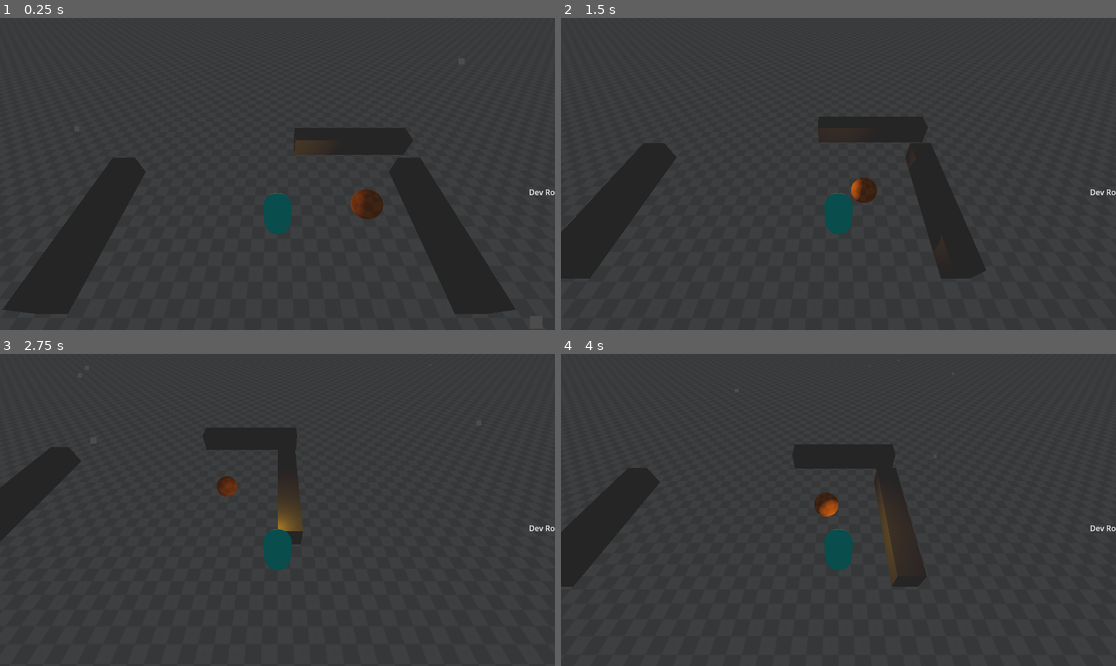
Above: before the commit, frames 1-4 (two rows, left to right).
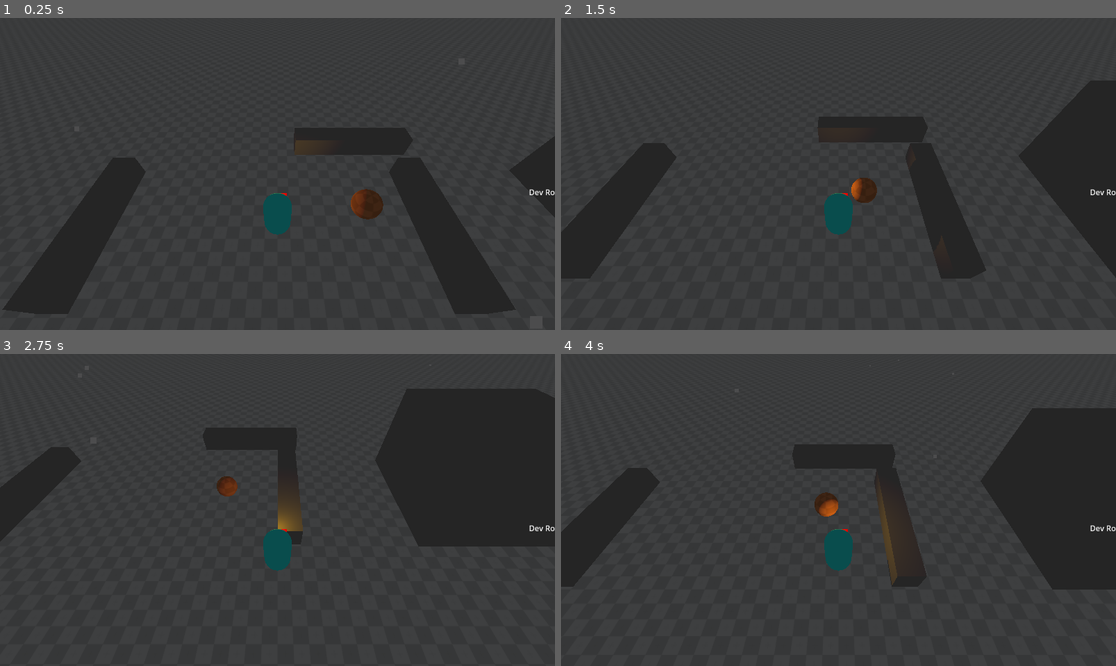
Above: after the commit, the same moments.

Repository: WoodShedGamesOfficial/GodotWildJam64
Game: Godot game, scene res://WildJam_64/LEVELS/Dev_room/Dev_Room.tscn
The game is run twice, just before and just after one commit, with the same random seed, the same clock (stepped at 60 frames per second) and the same inputs. The project has no main scene, so this scene is started directly.
Inputs (mouse positions are in pixels of both pictures, inside the frame that each line leads up to):
- Up to frame 1 (0.25 s): no input
- Up to frame 2 (1.5 s): tap Enter (ui_accept) at 0.5, 0.77 s; move the mouse to (960, 158) at 0.52 s; hold Right (ui_right) 0.53-1.28 s; move the mouse to (727, 189) at 1.27 s; hold Down (ui_down) from 1.28 s (still down)
- Up to frame 3 (2.75 s): tap Enter (ui_accept) at 1.52 s; move the mouse to (333, 441) at 2.02 s; release Down (ui_down) at 2.03 s; hold Right (ui_right) from 2.03 s (still down)
- Up to frame 4 (4 s): move the mouse to (810, 572) at 2.77 s; release Right (ui_right) at 2.78 s; hold Up (ui_up) 2.78-3.53 s; tap Enter (ui_accept) at 3.02, 3.77 s; move the mouse to (1005, 556) at 3.52 s; hold Left (ui_left) from 3.53 s (still down)

The runs differ from the first frame. In frame 1, 0.4% of the frame differs, in the area x 50-100%, y 38-64%; in frame 2, 2.6%; in frame 3, 6.3%, in the area x 50-100%, y 11-62%; in frame 4, 4.8%.
Error before the commit: Invalid call. Nonexistent function 'rotate_y' in base 'Basis'. (res://WildJam_64/ASSETS/Characters/QueefsPlayerCharacter/PlayeScriptr.gd:48)

Commit message:
playerConceptController_NOJUICE
This motherfucker needs juice. Please add

Diff:
--- a/64_WinterHolidayThemed/WildJam_64/ASSETS/Characters/QueefsPlayerCharacter/PlayeScriptr.gd
+++ b/64_WinterHolidayThemed/WildJam_64/ASSETS/Characters/QueefsPlayerCharacter/PlayeScriptr.gd
@@ -45,5 +45,5 @@
 
 
 func control_camera():
-	$PlayerOrigin.transform.basis.rotate_y(0.01)
+#	$PlayerOrigin.transform.basis.rotate_y(0.01)
 	pass
--- a/64_WinterHolidayThemed/WildJam_64/ASSETS/Characters/QueefsPlayerCharacter/player.tscn
+++ b/64_WinterHolidayThemed/WildJam_64/ASSETS/Characters/QueefsPlayerCharacter/player.tscn
@@ -9,6 +9,12 @@
 material = SubResource("StandardMaterial3D_34wnd")
 
 [sub_resource type="CapsuleShape3D" id="CapsuleShape3D_bj0j4"]
+
+[sub_resource type="StandardMaterial3D" id="StandardMaterial3D_w7so5"]
+albedo_color = Color(1, 0, 0, 1)
+
+[sub_resource type="BoxMesh" id="BoxMesh_ed1sa"]
+material = SubResource("StandardMaterial3D_w7so5")
 
 [node name="Player" type="CharacterBody3D"]
 transform = Transform3D(1, 0, 0, 0, 1, 0, 0, 0, 1, 0, 1, 0)
@@ -53,3 +59,7 @@
 [node name="PlayerHUDCam" type="Camera3D" parent="PlayerOrigin/WorldCam/PlayerGUI/SubViewportContainer/SubViewport"]
 transform = Transform3D(1, 0, 0, 0, 0.422618, 0.906308, 0, -0.906308, 0.422618, 0, 7.21784, 1.9285)
 cull_mask = 1047554
+
+[node name="AttackDirection" type="MeshInstance3D" parent="."]
+transform = Transform3D(0.3, 0, 0, 0, 0.3, 0, 0, 0, 0.3, 0.2, 0, -0.7)
+mesh = SubResource("BoxMesh_ed1sa")
--- /dev/null
+++ b/64_WinterHolidayThemed/WildJam_64/ASSETS/Enviromental/Shaders/Test2DShaderVHS.gdshader
@@ -0,0 +1,5 @@
+shader_type canvas_item;
+
+void fragment() {
+	// Place fragment code here.
+}
--- /dev/null
+++ b/64_WinterHolidayThemed/WildJam_64/ASSETS/Toys/bouncy_ball.tscn
@@ -0,0 +1,21 @@
+[gd_scene load_steps=5 format=3 uid="uid://bs3ukt1lpfdbi"]
+
+[ext_resource type="Material" uid="uid://ddlgt7lc44p30" path="res://WildJam_64/ASSETS/Enviromental/Materials/OrangeTiles.tres" id="1_ng2s4"]
+
+[sub_resource type="PhysicsMaterial" id="PhysicsMaterial_3p8y4"]
+bounce = 1.0
+
+[sub_resource type="SphereMesh" id="SphereMesh_ewoa1"]
+material = ExtResource("1_ng2s4")
+
+[sub_resource type="SphereShape3D" id="SphereShape3D_wbkil"]
+
+[node name="BouncyBall" type="RigidBody3D"]
+transform = Transform3D(1, 0, 0, 0, 1, 0, 0, 0, 1, 3, 2, 0)
+physics_material_override = SubResource("PhysicsMaterial_3p8y4")
+
+[node name="MeshInstance3D" type="MeshInstance3D" parent="."]
+mesh = SubResource("SphereMesh_ewoa1")
+
+[node name="CollisionShape3D" type="CollisionShape3D" parent="."]
+shape = SubResource("SphereShape3D_wbkil")
--- a/64_WinterHolidayThemed/WildJam_64/LEVELS/Dev_room/Dev_Room.tscn
+++ b/64_WinterHolidayThemed/WildJam_64/LEVELS/Dev_room/Dev_Room.tscn
@@ -1,8 +1,9 @@
-[gd_scene load_steps=17 format=3 uid="uid://buv8vyp1s76xr"]
+[gd_scene load_steps=15 format=3 uid="uid://buv8vyp1s76xr"]
 
 [ext_resource type="Material" uid="uid://c0txp1p4op3j1" path="res://WildJam_64/ASSETS/Enviromental/Materials/WhiteTiles.tres" id="1_8pg5t"]
 [ext_resource type="PackedScene" uid="uid://dqthql80cjsxs" path="res://WildJam_64/ASSETS/Characters/QueefsPlayerCharacter/player.tscn" id="2_wuu8m"]
-[ext_resource type="Material" uid="uid://ddlgt7lc44p30" path="res://WildJam_64/ASSETS/Enviromental/Materials/OrangeTiles.tres" id="3_j5b3x"]
+[ext_resource type="PackedScene" uid="uid://bs3ukt1lpfdbi" path="res://WildJam_64/ASSETS/Toys/bouncy_ball.tscn" id="3_eh2rw"]
+[ext_resource type="AudioStream" uid="uid://cymvww84mcbxp" path="res://WildJam_64/AUDIO/IdkWhatGoesHereIDontDoMusicWell/BeautifulNoise - Intensity by Design/BN_Intensity by Design_017 Tension by Brass 1.wav" id="4_t4y8e"]
 
 [sub_resource type="PlaneMesh" id="PlaneMesh_7cj46"]
 material = ExtResource("1_8pg5t")
@@ -44,14 +45,6 @@
 
 [sub_resource type="QuadMesh" id="QuadMesh_stkv4"]
 material = SubResource("StandardMaterial3D_gyieq")
-
-[sub_resource type="PhysicsMaterial" id="PhysicsMaterial_3p8y4"]
-bounce = 1.0
-
-[sub_resource type="SphereMesh" id="SphereMesh_ewoa1"]
-material = ExtResource("3_j5b3x")
-
-[sub_resource type="SphereShape3D" id="SphereShape3D_wbkil"]
 
 [node name="Dev_Room" type="Node3D"]
 
@@ -109,9 +102,28 @@
 [node name="CollisionShape3D" type="CollisionShape3D" parent="Geometry/Blockout/MeshInstance3D3/StaticBody3D"]
 shape = SubResource("ConcavePolygonShape3D_4rvc7")
 
+[node name="Building" type="CSGCombiner3D" parent="Geometry/Blockout"]
+
+[node name="CSGBox3D" type="CSGBox3D" parent="Geometry/Blockout/Building"]
+transform = Transform3D(1, 0, 0, 0, 1, 0, 0, 0, 1, 14.5, 2, 0)
+size = Vector3(6, 4, 6)
+
+[node name="CSGBox3D2" type="CSGBox3D" parent="Geometry/Blockout/Building"]
+transform = Transform3D(0.95, 0, 0, 0, 0.95, 0, 0, 0, 0.95, 14.5, 2, 0)
+operation = 2
+size = Vector3(6, 4, 6)
+
+[node name="CSGBox3D3" type="CSGBox3D" parent="Geometry/Blockout/Building"]
+transform = Transform3D(0.4275, 0, 0, 0, 0.4275, 0, 0, 0, 0.4275, 14.4713, 0.905832, 2.99181)
+operation = 2
+size = Vector3(6, 4, 6)
+
 [node name="Characters" type="Node" parent="."]
 
 [node name="Player" parent="Characters" instance=ExtResource("2_wuu8m")]
+
+[node name="ExeriorCamTEST" type="Camera3D" parent="Characters"]
+transform = Transform3D(1, 0, 0, 0, 0.707107, 0.707107, 0, -0.707107, 0.707107, 2, 5, 4)
 
 [node name="Lighting" type="Node" parent="."]
 
@@ -132,12 +144,10 @@
 
 [node name="Toys" type="Node" parent="."]
 
-[node name="BouncyBall" type="RigidBody3D" parent="Toys"]
-transform = Transform3D(1, 0, 0, 0, 1, 0, 0, 0, 1, 3, 2, 0)
-physics_material_override = SubResource("PhysicsMaterial_3p8y4")
+[node name="BouncyBall" parent="Toys" instance=ExtResource("3_eh2rw")]
+mass = 0.25
 
-[node name="MeshInstance3D" type="MeshInstance3D" parent="Toys/BouncyBall"]
-mesh = SubResource("SphereMesh_ewoa1")
+[node name="Audio" type="Node" parent="."]
 
-[node name="CollisionShape3D" type="CollisionShape3D" parent="Toys/BouncyBall"]
-shape = SubResource("SphereShape3D_wbkil")
+[node name="AudioStreamPlayer" type="AudioStreamPlayer" parent="Audio"]
+stream = ExtResource("4_t4y8e")
--- a/64_WinterHolidayThemed/WildJam_64/LEVELS/Main_Menu/Main_Menu.tscn
+++ b/64_WinterHolidayThemed/WildJam_64/LEVELS/Main_Menu/Main_Menu.tscn
@@ -1,4 +1,9 @@
-[gd_scene format=3 uid="uid://r2w46qikxe74"]
+[gd_scene load_steps=3 format=3 uid="uid://r2w46qikxe74"]
+
+[ext_resource type="Shader" path="res://WildJam_64/ASSETS/Enviromental/Shaders/Test2DShaderVHS.gdshader" id="1_o05ym"]
+
+[sub_resource type="ShaderMaterial" id="ShaderMaterial_hbd4v"]
+shader = ExtResource("1_o05ym")
 
 [node name="Main_Menu" type="Control"]
 layout_mode = 3
@@ -22,3 +27,13 @@
 grow_horizontal = 2
 grow_vertical = 2
 text = "Main Menu"
+
+[node name="CanvasLayer" type="CanvasLayer" parent="."]
+
+[node name="Container" type="Container" parent="CanvasLayer"]
+material = SubResource("ShaderMaterial_hbd4v")
+anchors_preset = 15
+anchor_right = 1.0
+anchor_bottom = 1.0
+grow_horizontal = 2
+grow_vertical = 2
Not shown: 1 places in 64_WinterHolidayThemed/WildJam_64/ASSETS/Characters/QueefsPlayerCharacter/player.tscn that only renumber resources
